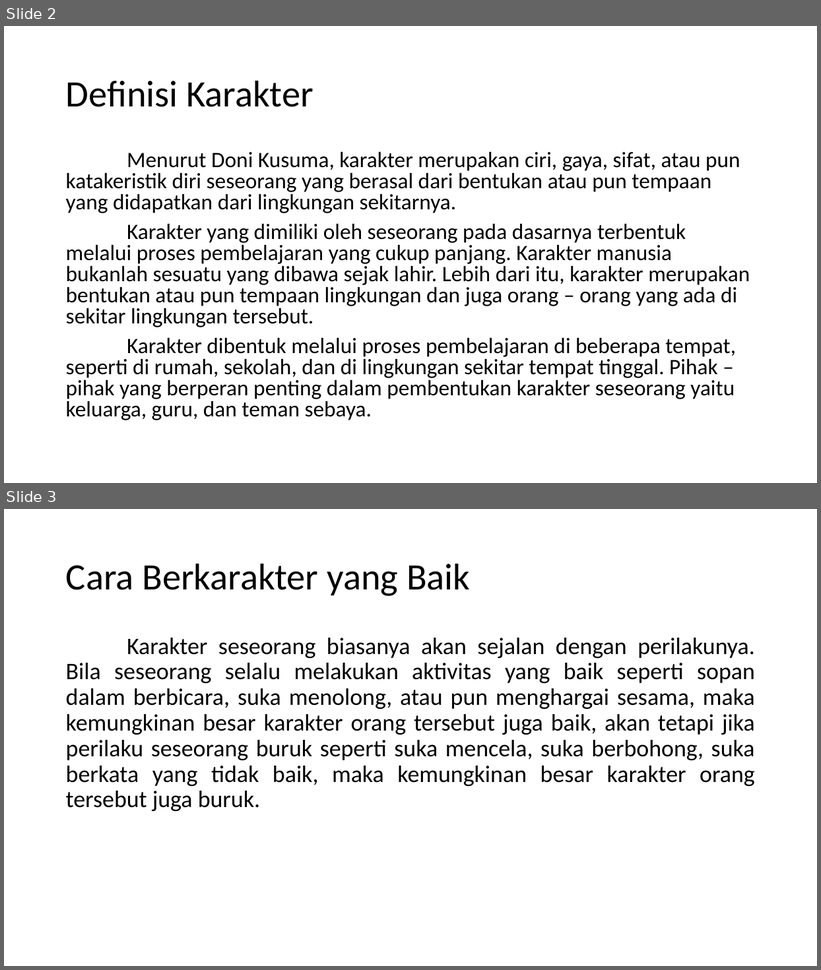
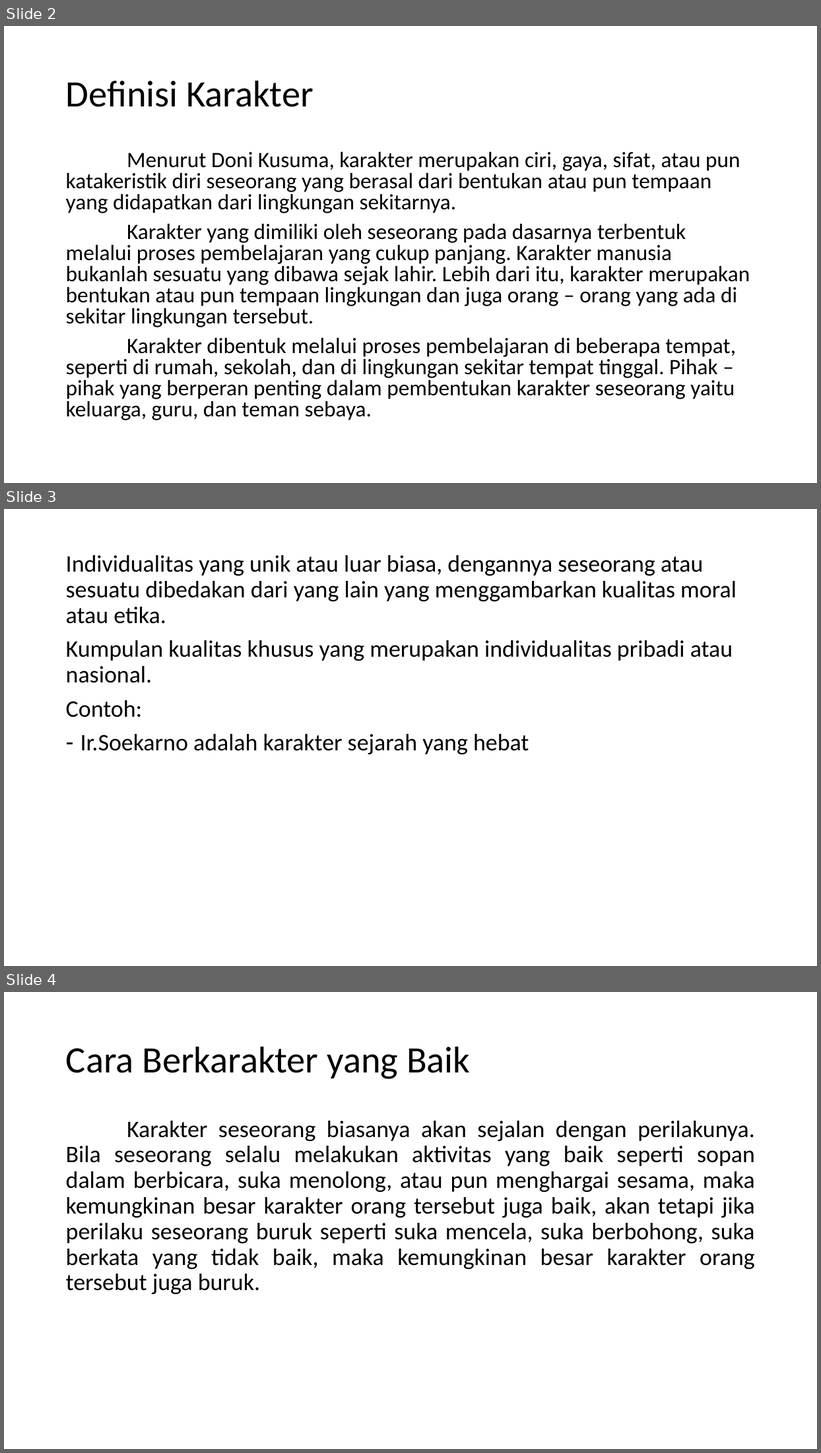
Before and after one commit to faizalakhsan/Tugas-CB-Fisika, a slide deck: Kelompok 5 Character Building.ppt. Shown one above the other, each under a label of ours: slides 2 and 3 before the commit, slides 2, 3 and 4 after it. The pictures are 821x970 and 821x1453 pixels, drawn with LibreOffice and Linux fonts; fonts in the diff are those of the drawing. Boxes give left, top, right and bottom in pixels: in the first picture for what was removed or moved away, otherwise in the second. Text is boxed around its words. In the diff, an @@ line names an element or a change of style, - is before the commit and + after.

```diff
--- a/Kelompok 5 Character Building.ppt
+++ b/Kelompok 5 Character Building.ppt
@@ slide 3 added at bbox=[4, 509, 817, 966], background #FFFFFF @@
@@ text added at bbox=[66, 555, 737, 755], 28 pt, text #000000 @@
+Individualitas yang unik atau luar biasa, dengannya seseorang atau sesuatu dibedakan dari yang lain yang menggambarkan kualitas moral atau etika.
+Kumpulan kualitas khusus yang merupakan individualitas pribadi atau nasional.
+Contoh:
+– Ir.Soekarno adalah karakter sejarah yang hebat
@@ what was slide 3 is now slide 4 @@
```
Also in this commit, not shown: 1 other slide added.
